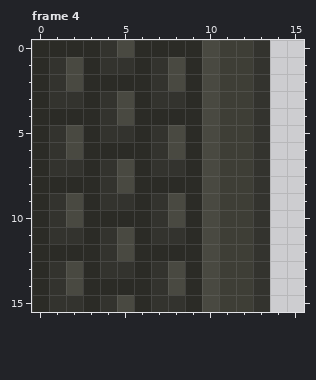
Two versions of one pixel-art file, Assets/Sprites/Aseprite~/Floor/Level010Walls.aseprite. The picture above is the old version.
16x16 pixels, 4 frames. Shown: frame 4.
After:
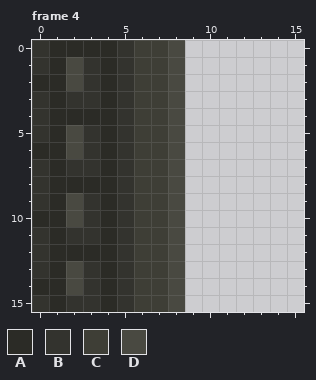
Palette (. is transparent): A #2b2b26  B #33332e  C #3e3e36  D #494941
From old to new:
{"where": "frame 4"}
{"frame":4,"y":0,"x":0,"old":"A","new":"B"}
{"frame":4,"y":0,"x":4,"old":"BDAAAADCCB","new":"ABCCD....."}
{"frame":4,"y":1,"x":0,"old":"AB","new":"BA"}
{"frame":4,"y":1,"x":3,"old":"AB","new":"BA"}
{"frame":4,"y":1,"x":6,"old":"AB","new":"CC"}
{"frame":4,"y":1,"x":9,"old":"ADCCB","new":"....."}
{"frame":4,"y":2,"x":1,"old":"B","new":"A"}
{"frame":4,"y":2,"x":3,"old":"A","new":"B"}
{"frame":4,"y":2,"x":5,"old":"AAB","new":"BCC"}
{"frame":4,"y":2,"x":9,"old":"ADCCB","new":"....."}
{"frame":4,"y":3,"x":0,"old":"AB","new":"BA"}
{"frame":4,"y":3,"x":3,"old":"ABDABBADCCB","new":"BABCCD....."}
{"frame":4,"y":4,"x":0,"old":"A","new":"B"}
{"frame":4,"y":4,"x":4,"old":"BDAAAADCCB","new":"ABCCD....."}
{"frame":4,"y":5,"x":0,"old":"AB","new":"BA"}
{"frame":4,"y":5,"x":3,"old":"AB","new":"BA"}
{"frame":4,"y":5,"x":6,"old":"AB","new":"CC"}
{"frame":4,"y":5,"x":9,"old":"ADCCB","new":"....."}
{"frame":4,"y":6,"x":1,"old":"B","new":"A"}
{"frame":4,"y":6,"x":3,"old":"A","new":"B"}
{"frame":4,"y":6,"x":5,"old":"AAB","new":"BCC"}
{"frame":4,"y":6,"x":9,"old":"ADCCB","new":"....."}
{"frame":4,"y":7,"x":0,"old":"AB","new":"BA"}
{"frame":4,"y":7,"x":3,"old":"ABDABBADCCB","new":"BABCCD....."}
{"frame":4,"y":8,"x":0,"old":"A","new":"B"}
{"frame":4,"y":8,"x":4,"old":"BDAAAADCCB","new":"ABCCD....."}
{"frame":4,"y":9,"x":0,"old":"AB","new":"BA"}
{"frame":4,"y":9,"x":3,"old":"AB","new":"BA"}
{"frame":4,"y":9,"x":6,"old":"AB","new":"CC"}
{"frame":4,"y":9,"x":9,"old":"ADCCB","new":"....."}
{"frame":4,"y":10,"x":1,"old":"B","new":"A"}
{"frame":4,"y":10,"x":3,"old":"A","new":"B"}
{"frame":4,"y":10,"x":5,"old":"AAB","new":"BCC"}
{"frame":4,"y":10,"x":9,"old":"ADCCB","new":"....."}
{"frame":4,"y":11,"x":0,"old":"AB","new":"BA"}
{"frame":4,"y":11,"x":3,"old":"ABDABBADCCB","new":"BABCCD....."}
{"frame":4,"y":12,"x":0,"old":"A","new":"B"}
{"frame":4,"y":12,"x":4,"old":"BDAAAADCCB","new":"ABCCD....."}
{"frame":4,"y":13,"x":0,"old":"AB","new":"BA"}
{"frame":4,"y":13,"x":3,"old":"AB","new":"BA"}
{"frame":4,"y":13,"x":6,"old":"AB","new":"CC"}
{"frame":4,"y":13,"x":9,"old":"ADCCB","new":"....."}
{"frame":4,"y":14,"x":1,"old":"B","new":"A"}
{"frame":4,"y":14,"x":3,"old":"A","new":"B"}
{"frame":4,"y":14,"x":5,"old":"AAB","new":"BCC"}
{"frame":4,"y":14,"x":9,"old":"ADCCB","new":"....."}
{"frame":4,"y":15,"x":0,"old":"AB","new":"BA"}
{"frame":4,"y":15,"x":3,"old":"ABDABBADCCB","new":"BABCCD....."}
